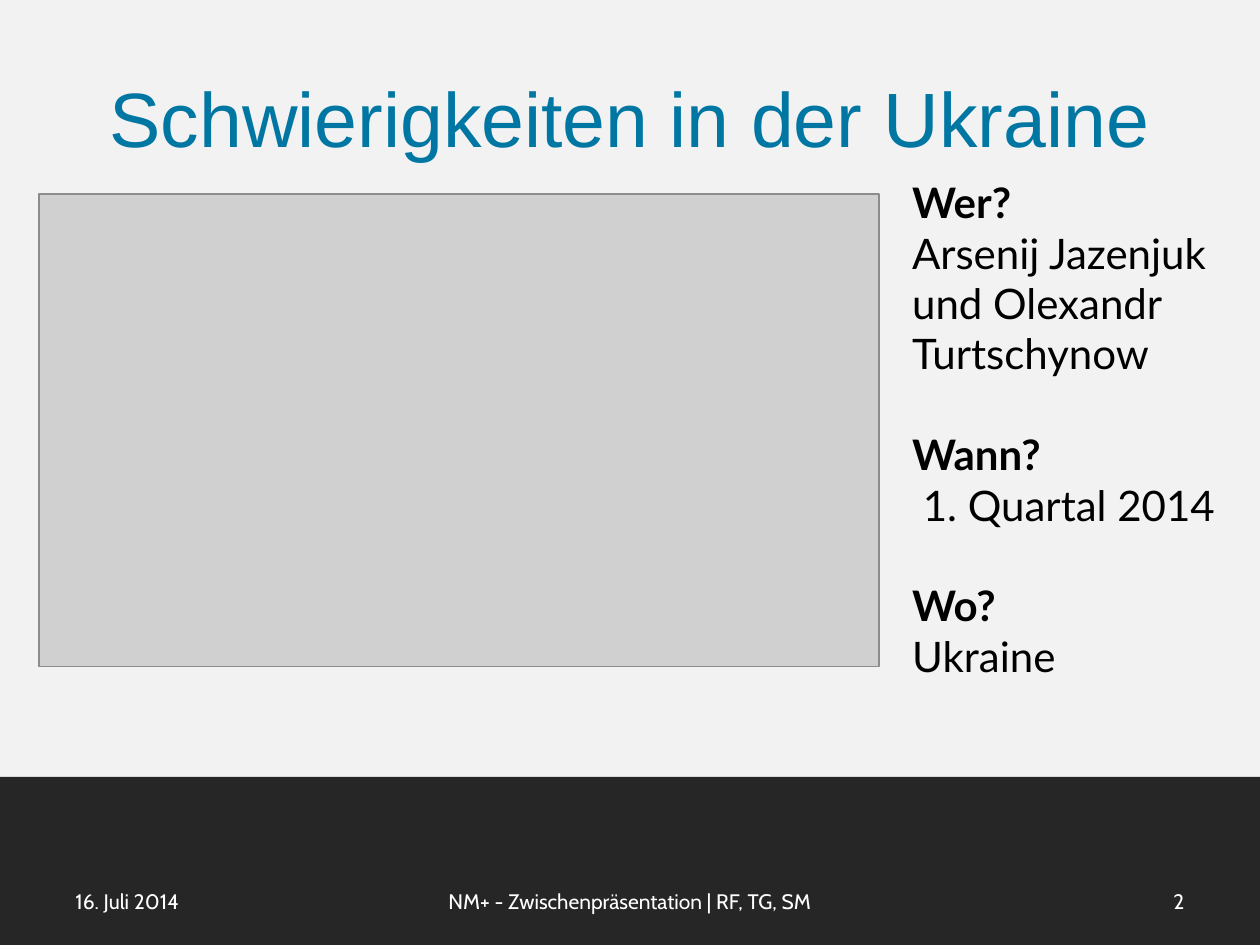
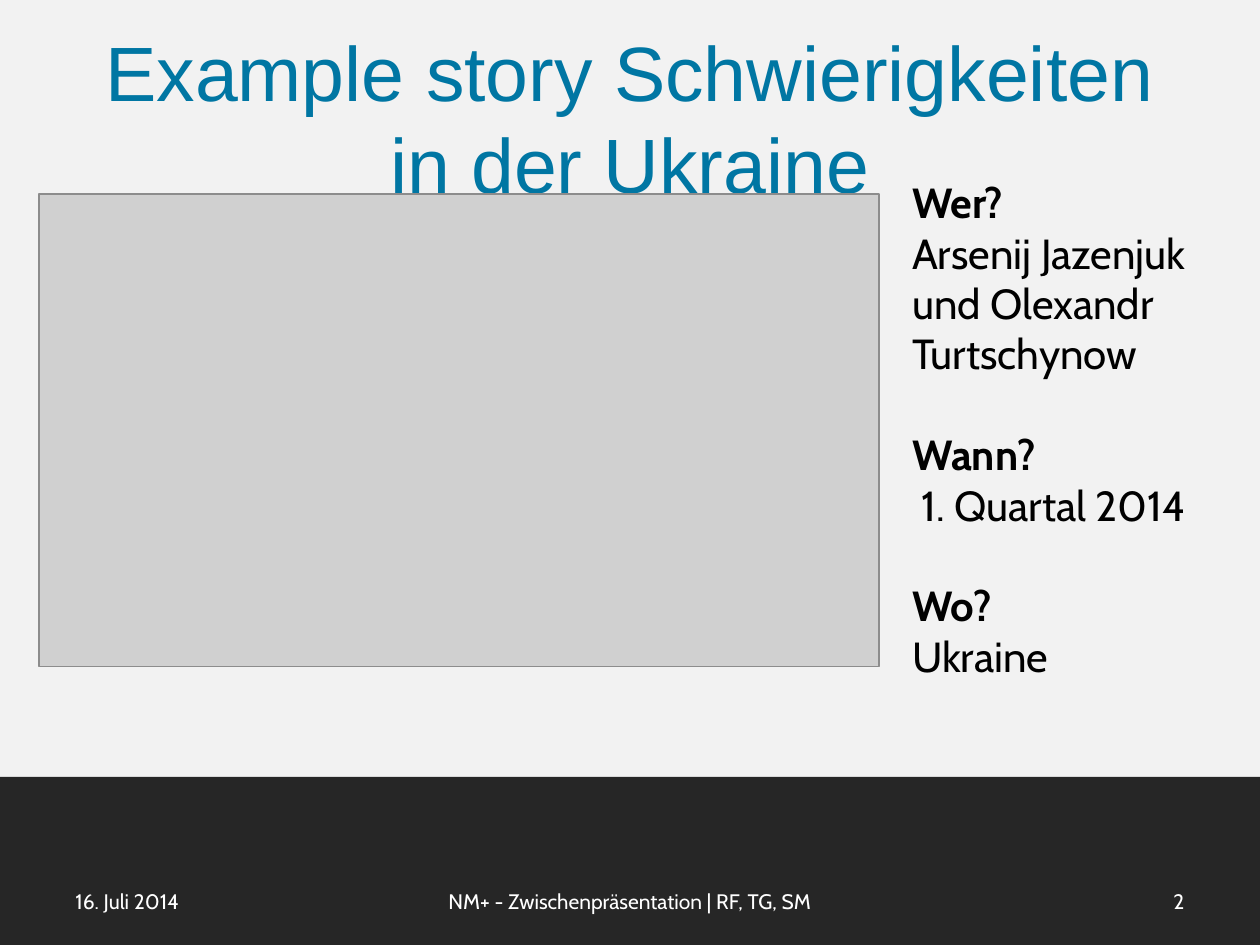
Before and after one commit to smba/newsminer, a slide deck: slide 2 of Dokumente/Endpräsentation/newsminer_plus.pptx. Drawn at 1260x945 pixels with LibreOffice and Linux fonts; fonts in the diff are those of the drawing; grey boxes stand for pictures. Boxes give left, top, right and bottom in pixels: in the first picture for what was removed or moved away, otherwise in the second. Text is boxed around its words. In the diff, an @@ line names an element or a change of style, - is before the commit and + after.

```diff
--- a/Dokumente/Endpräsentation/newsminer_plus.pptx
+++ b/Dokumente/Endpräsentation/newsminer_plus.pptx
@@ text at [105,45,1153,195]: text changed @@
-Schwierigkeiten in der Ukraine
+Example story Schwierigkeiten in der Ukraine
@@ text "Wer?" at [912,186,1186,673]: font Lato to Cabin @@
```
Also in this commit, not shown: 4 other slides changed, 6 slides added.
